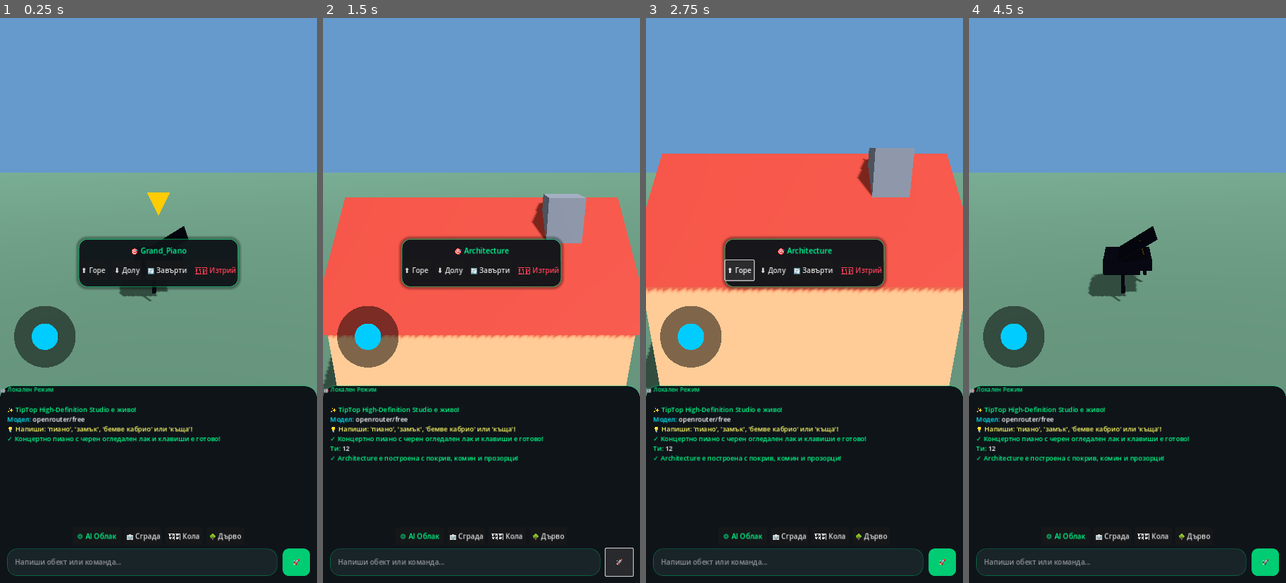
Above: before the commit, frames 1-4 (left to right).
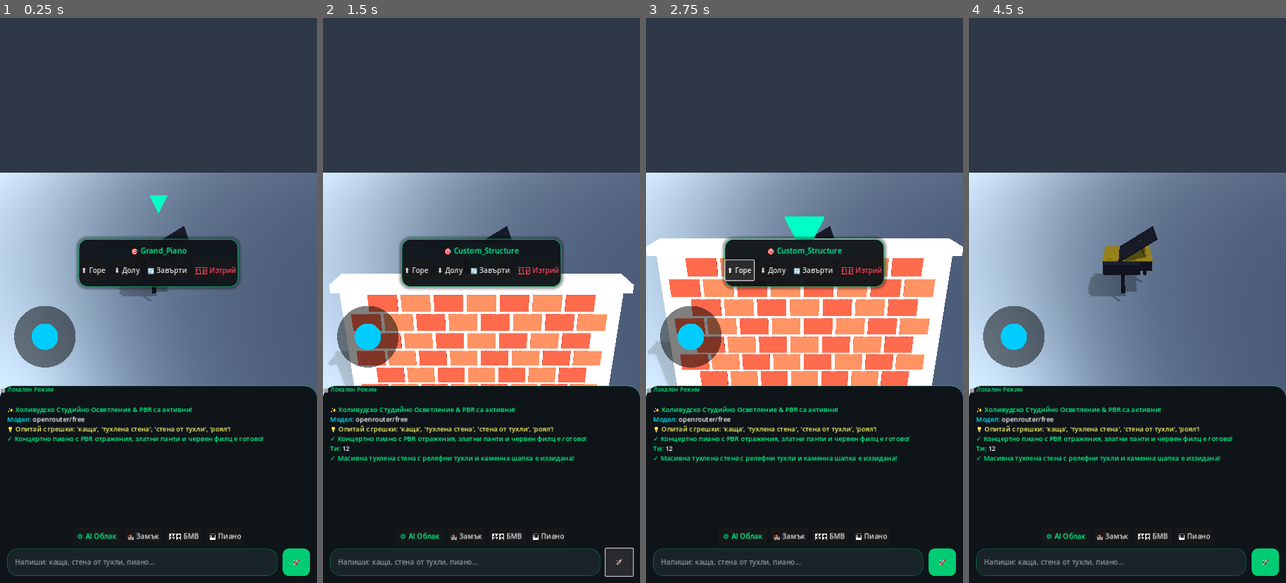
Above: after the commit, the same moments.

Repository: stanbg96/tiptop-game-engine
Game: Godot game, scene res://scenes/Main.tscn
The game is run twice, just before and just after one commit, with the same random seed, the same clock (stepped at 60 frames per second) and the same inputs.
Inputs (mouse positions are in pixels of both pictures, inside the frame that each line leads up to):
- Up to frame 1 (0.25 s): no input
- Up to frame 2 (1.5 s): click (465, 560) at 0.52 s; type "12" at 0.6 s; click "🚀" at 1.25 s
- Up to frame 3 (2.75 s): click "⬆️ Горе" at 2 s
- Up to frame 4 (4.5 s): click "⬇️ Долу" at 2.75 s; click "🔄 Завърти" at 3.5 s; click "🗑️ Изтрий" at 4.25 s

The runs differ from the first frame. In frame 1, 62% of the frame differs, in the area x 0-100%, y 0-98%; in frame 2, 61%; in frame 3, 62%; in frame 4, 66%.

Commit message:
Step 1: Hollywood 3-point lighting, metallic Rim Light, Steinway piano details & Fuzzy Stemming

Diff:
--- a/scenes/Main.tscn
+++ b/scenes/Main.tscn
@@ -1,30 +1,34 @@
-[gd_scene load_steps=18 format=3 uid="uid://cxup6s1g2km8y"]
+[gd_scene load_steps=19 format=3 uid="uid://cxup6s1g2km8y"]
 
 [ext_resource type="Script" path="res://scripts/Studio.gd" id="1_mgr"]
 [ext_resource type="Script" path="res://scripts/VirtualJoystick.gd" id="2_joy"]
 
 [sub_resource type="Environment" id="Environment_1"]
 background_mode = 1
-background_color = Color(0.4, 0.6, 0.8, 1)
+background_color = Color(0.18, 0.22, 0.28, 1)
 ambient_light_source = 2
-ambient_light_color = Color(1, 1, 1, 1)
-ambient_light_energy = 1.0
+ambient_light_color = Color(0.75, 0.82, 0.95, 1)
+ambient_light_energy = 0.85
+tonemap_mode = 2
+tonemap_exposure = 1.15
 
 [sub_resource type="PlaneMesh" id="PlaneMesh_floor"]
 size = Vector2(200, 200)
 
 [sub_resource type="StandardMaterial3D" id="StandardMaterial3D_floor"]
-albedo_color = Color(0.2, 0.3, 0.25, 1)
+albedo_color = Color(0.12, 0.14, 0.18, 1)
+metallic = 0.35
+roughness = 0.45
 
 [sub_resource type="BoxShape3D" id="BoxShape3D_floor"]
 size = Vector3(200, 1, 200)
 
 [sub_resource type="PrismMesh" id="PrismMesh_arrow"]
-size = Vector3(1, 1, 0.2)
+size = Vector3(0.8, 0.8, 0.2)
 
 [sub_resource type="StandardMaterial3D" id="StandardMaterial3D_arrow"]
 shading_mode = 0
-albedo_color = Color(1, 0.8, 0, 1)
+albedo_color = Color(0, 1, 0.6, 1)
 
 [sub_resource type="StyleBoxFlat" id="StyleBoxFlat_center_tools"]
 bg_color = Color(0.06, 0.08, 0.1, 0.94)
@@ -111,6 +115,13 @@
 [node name="DirectionalLight3D" type="DirectionalLight3D" parent="."]
 transform = Transform3D(0.866025, -0.353553, 0.353553, 0, 0.707107, 0.707107, -0.5, -0.612372, 0.612372, 0, 20, 0)
 shadow_enabled = true
+light_color = Color(1, 0.98, 0.92, 1)
+light_energy = 1.35
+
+[node name="RimLight" type="DirectionalLight3D" parent="."]
+transform = Transform3D(-0.866025, 0.353553, -0.353553, 0, 0.707107, 0.707107, 0.5, 0.612372, -0.612372, 0, 15, -18)
+light_color = Color(0.85, 0.95, 1, 1)
+light_energy = 1.6
 
 [node name="Floor" type="StaticBody3D" parent="."]
 transform = Transform3D(1, 0, 0, 0, 1, 0, 0, 0, 1, 0, -0.5, 0)
@@ -276,17 +287,17 @@
 [node name="BtnBld" type="Button" parent="UI/ChatBG/VBox/Chips"]
 layout_mode = 2
 custom_minimum_size = Vector2(85, 40)
-text = "🏢 Сграда"
+text = "🏰 Замък"
 
 [node name="BtnCar" type="Button" parent="UI/ChatBG/VBox/Chips"]
 layout_mode = 2
 custom_minimum_size = Vector2(85, 40)
-text = "🏎️ Кола"
+text = "🏎️ БМВ"
 
 [node name="BtnTree" type="Button" parent="UI/ChatBG/VBox/Chips"]
 layout_mode = 2
 custom_minimum_size = Vector2(85, 40)
-text = "🌳 Дърво"
+text = "🎹 Пиано"
 
 [node name="Margin2" type="MarginContainer" parent="UI/ChatBG/VBox"]
 layout_mode = 2
@@ -304,7 +315,7 @@
 custom_minimum_size = Vector2(0, 62)
 theme_override_styles/normal = SubResource("StyleBoxFlat_input")
 theme_override_font_sizes/font_size = 16
-placeholder_text = "Напиши обект или команда..."
+placeholder_text = "Напиши: каща, стена от тухли, пиано..."
 
 [node name="SendBtn" type="Button" parent="UI/ChatBG/VBox/Margin2/InputRow"]
 layout_mode = 2
@@ -339,9 +350,9 @@
 anchor_right = 0.5
 anchor_bottom = 0.5
 offset_left = -170.0
-offset_top = -280.0
+offset_top = -290.0
 offset_right = 170.0
-offset_bottom = 280.0
+offset_bottom = 290.0
 grow_horizontal = 2
 grow_vertical = 2
 theme_override_styles/panel = SubResource("StyleBoxFlat_modal_card")
@@ -438,9 +449,9 @@
 [connection signal="pressed" from="UI/CenterTools/Panel/VBox/Buttons/BtnRot" to="." method="_on_act_rot"]
 [connection signal="pressed" from="UI/CenterTools/Panel/VBox/Buttons/BtnDel" to="." method="_on_act_del"]
 [connection signal="pressed" from="UI/ChatBG/VBox/Chips/CloudBtn" to="." method="_on_open_settings"]
-[connection signal="pressed" from="UI/ChatBG/VBox/Chips/BtnBld" to="." method="_on_chip_pressed" binds= ["сграда"]]
-[connection signal="pressed" from="UI/ChatBG/VBox/Chips/BtnCar" to="." method="_on_chip_pressed" binds= ["кола"]]
-[connection signal="pressed" from="UI/ChatBG/VBox/Chips/BtnTree" to="." method="_on_chip_pressed" binds= ["дърво"]]
+[connection signal="pressed" from="UI/ChatBG/VBox/Chips/BtnBld" to="." method="_on_chip_pressed" binds= ["замък"]]
+[connection signal="pressed" from="UI/ChatBG/VBox/Chips/BtnCar" to="." method="_on_chip_pressed" binds= ["бемве"]]
+[connection signal="pressed" from="UI/ChatBG/VBox/Chips/BtnTree" to="." method="_on_chip_pressed" binds= ["пиано"]]
 [connection signal="pressed" from="UI/ChatBG/VBox/Margin2/InputRow/SendBtn" to="." method="_on_send_chat"]
 [connection signal="pressed" from="UI/ApiPage/Card/Margin/VBox/HeaderRow/CloseBtn" to="." method="_on_close_settings"]
 [connection signal="item_selected" from="UI/ApiPage/Card/Margin/VBox/ProviderSelect" to="." method="_on_provider_selected"]
--- a/scripts/Studio.gd
+++ b/scripts/Studio.gd
@@ -23,7 +23,6 @@
 var is_dragging: bool = false
 var cam_yaw: float = 0.0
 var cam_pitch: float = -0.4
-var animated_parts: Array = []
 var last_user_prompt: String = ""
 
 var providers = {
@@ -49,11 +48,11 @@
     _setup_provider_dropdown()
     _load_saved_config()
 
-    _add_log("[color=#00ff88]✨ TipTop High-Definition Studio е живо![/color]")
+    _add_log("[color=#00ff88]✨ Холивудско Студийно Осветление & PBR са активни![/color]")
     _add_log("[color=#00f2fe]Модел:[/color] " + current_model)
-    _add_log("[color=#ffff66]💡 Напиши: 'пиано', 'замък', 'бемве кабрио' или 'къща'![/color]")
-
-    # Стартираме директно с детайлно концертно пиано
+    _add_log("[color=#ffff66]💡 Опитай с грешки: 'каща', 'тухлена стена', 'стена от тухли', 'роял'![/color]")
+
+    # Стартираме веднага с новото лакирано пиано с контурни отражения
     _spawn_detailed_piano("Grand_Piano", Vector3(0, 0, -5.0))
 
 func _setup_provider_dropdown():
@@ -210,11 +209,11 @@
                     var raw_content = choices[0].get("message", {}).get("content", "").strip_edges()
                     _interpret_and_build(raw_content, last_user_prompt)
                 else:
-                    _semantic_fallback(last_user_prompt)
+                    _fuzzy_semantic_engine(last_user_prompt)
             else:
-                _semantic_fallback(last_user_prompt)
+                _fuzzy_semantic_engine(last_user_prompt)
         else:
-            _semantic_fallback(last_user_prompt)
+            _fuzzy_semantic_engine(last_user_prompt)
 
 func _render_models_list(source_list: Array, filter_query: String):
     models_list_ui.clear()
@@ -299,21 +298,14 @@
     _add_log("[color=#00ff88]Ти:[/color] " + t)
     last_user_prompt = t
 
-    var low = t.to_lower()
-    if "пиано" in low or "роял" in low:
-        _spawn_detailed_piano("Grand_Piano", _get_spawn_pos())
-    elif "замък" in low or "крепост" in low:
-        _spawn_detailed_castle("Medieval_Castle", _get_spawn_pos())
-    elif "кола" in low or "бемве" in low:
-        var is_cab = "кабрио" in low or "cabrio" in low or "бемве" in low
-        var col = "#0066ff" if "бемве" in low else "#e60026"
-        _spawn_detailed_car("Sports_Car", col, is_cab, _get_spawn_pos())
-    elif "къща" in low or "дом" in low:
-        _spawn_detailed_house("Cozy_House", "#e76f51", _get_spawn_pos())
-    elif not api_key.is_empty():
+    # Толерантно разпознаване на корени (Stemming) преди AI заявката
+    if _fuzzy_stem_match(t.to_lower()):
+        return
+
+    if not api_key.is_empty():
         _request_ai_universal_recipe(t)
     else:
-        _semantic_fallback(t)
+        _fuzzy_semantic_engine(t)
 
 func _on_chip_pressed(txt: String):
     chat_input.text = txt
@@ -324,15 +316,50 @@
     var p = camera.global_position + fwd.normalized() * 7.5; p.y = 0.0
     return p
 
+# ТОЛЕРАНТНО РАЗПОЗНАВАНЕ НА ПРАВОПИСНИ ГРЕШКИ И ЧЛЕНУВАНЕ (FUZZY STEMMING)
+func _fuzzy_stem_match(low: String) -> bool:
+    var pos = _get_spawn_pos()
+
+    # 1. Стена / Зид / Тухли (вече никога няма да стане къща!)
+    if "стен" in low or "тухл" in low or "зид" in low or "оград" in low or "дувар" in low:
+        _spawn_detailed_brick_wall("Brick_Wall", pos)
+        return true
+
+    # 2. Пиано / Роял / Клавиши
+    elif "пиан" in low or "роял" in low or "клавиш" in low:
+        _spawn_detailed_piano("Grand_Piano", pos)
+        return true
+
+    # 3. Замък / Крепост / Кули
+    elif "замък" in low or "замк" in low or "крепос" in low or "цитадел" in low:
+        _spawn_detailed_castle("Medieval_Castle", pos)
+        return true
+
+    # 4. Къща / Каща / Дом / Вила (Хваща и "каща"!)
+    elif "къщ" in low or "кащ" in low or "дом" in low or "вил" in low or "хиж" in low:
+        _spawn_detailed_house("Cozy_House", "#e76f51", pos)
+        return true
+
+    # 5. Кола / Бемве / Кабрио / Автомобил
+    elif "кол" in low or "бемв" in low or "bmw" in low or "кабри" in low or "автомоб" in low:
+        var is_cab = "кабри" in low or "бемв" in low or "bmw" in low
+        var col = "#0066ff" if "бемв" in low or "син" in low else "#e60026"
+        _spawn_detailed_car("Sports_Car", col, is_cab, pos)
+        return true
+
+    return false
+
 func _request_ai_universal_recipe(prompt: String):
-    _add_log("[color=#00f2fe]⏳ " + current_model + " конструира детайлен 3D CAD модел в RAM...[/color]")
+    _add_log("[color=#00f2fe]⏳ " + current_model + " проектира детайлен 3D CAD модел в RAM...[/color]")
     var url = providers[current_provider_idx]["chat"]
     var headers = ["Authorization: Bearer " + api_key, "Content-Type: application/json"]
     if current_provider_idx == 0:
         headers.append("HTTP-Referer: https://tiptop.engine")
         headers.append("X-Title: TipTop Studio")
 
-    var system_prompt = """You are an expert 3D Procedural CAD Modeler. Output ONLY raw JSON:
+    var system_prompt = """You are an expert 3D Procedural CAD Modeler.
+Understand user intent even with spelling typos (e.g. 'каща' -> house, 'тухлена стена' -> brick wall).
+Output ONLY raw JSON (no markdown, no backticks, no explanations):
 {
   "name": "BulgarianName",
   "parts": [
@@ -348,7 +375,7 @@
     }
   ]
 }
-Y=0 is ground level (Y>=0). Use 6 to 16 well-proportioned parts."""
+Y=0 is ground level (Y>=0). Use 6 to 18 detailed parts."""
 
     var body = JSON.stringify({
         "model": current_model,
@@ -378,7 +405,7 @@
     if j.parse(clean) == OK and j.get_data() is Dictionary and j.get_data().has("parts"):
         _build_raw_recipe(j.get_data())
     else:
-        _semantic_fallback(original_prompt)
+        _fuzzy_semantic_engine(original_prompt)
 
 func _build_raw_recipe(recipe: Dictionary):
     var root = Node3D.new()
@@ -422,47 +449,58 @@
     world.add_child(root); _select(root)
     _add_log("[color=#00ff88]✓ " + root.name + " е компилиран в 3D света![/color]")
 
-func _semantic_fallback(prompt: String):
+func _fuzzy_semantic_engine(prompt: String):
     var low = prompt.to_lower()
     var pos = _get_spawn_pos()
-    if "замък" in low or "крепост" in low:
-        _spawn_detailed_castle("Medieval_Castle", pos)
-    elif "пиано" in low or "роял" in low:
-        _spawn_detailed_piano("Grand_Piano", pos)
-    elif "кола" in low or "бемве" in low:
-        _spawn_detailed_car("Sports_Car", "#e60026", true, pos)
-    else:
-        _spawn_detailed_house("Architecture", "#e76f51", pos)
-
-# 1. КОНЦЕРТНО ПИАНО (Черен лак, отворен капак, стойка, клавиши, златни педали)
+    if not _fuzzy_stem_match(low):
+        _spawn_detailed_brick_wall("Custom_Structure", pos)
+
+# ==============================================================================
+# 1. КОНЦЕРТНО ПИАНО С PBR ОТРАЖЕНИЯ, ЗЛАТНИ ПАНТИ, КАРАНТ И ЧЕРВЕН ФИЛЦ
+# ==============================================================================
 func _spawn_detailed_piano(piano_name: String, pos: Vector3):
     var root = Node3D.new(); root.name = piano_name; root.position = pos
     var rb = StaticBody3D.new(); rb.add_to_group("prop"); root.add_child(rb)
 
+    # Истински дълбок пиано лак (PBR с перлен отблясък под новия Rim Light)
     var lacquer = StandardMaterial3D.new()
-    lacquer.albedo_color = Color(0.05, 0.05, 0.07)
-    lacquer.metallic = 0.2; lacquer.roughness = 0.03
-    lacquer.clearcoat_enabled = true; lacquer.clearcoat = 1.0; lacquer.clearcoat_roughness = 0.02
+    lacquer.albedo_color = Color(0.08, 0.08, 0.1) # Дълбок графитен нюанс за истински блясък
+    lacquer.metallic = 0.4; lacquer.roughness = 0.06
+    lacquer.clearcoat_enabled = true; lacquer.clearcoat = 1.0; lacquer.clearcoat_roughness = 0.03
 
     var gold = StandardMaterial3D.new()
-    gold.albedo_color = Color(0.95, 0.8, 0.25); gold.metallic = 0.95; gold.roughness = 0.15
-
-    var white_keys = StandardMaterial3D.new(); white_keys.albedo_color = Color(0.96, 0.96, 0.98); white_keys.roughness = 0.2
-    var black_keys = StandardMaterial3D.new(); black_keys.albedo_color = Color(0.08, 0.08, 0.08); black_keys.roughness = 0.1
-
+    gold.albedo_color = Color(0.96, 0.82, 0.28); gold.metallic = 0.96; gold.roughness = 0.12
+
+    var red_felt = StandardMaterial3D.new(); red_felt.albedo_color = Color(0.8, 0.05, 0.12); red_felt.roughness = 0.95
+    var white_keys = StandardMaterial3D.new(); white_keys.albedo_color = Color(0.96, 0.96, 0.98); white_keys.roughness = 0.15
+    var black_keys = StandardMaterial3D.new(); black_keys.albedo_color = Color(0.06, 0.06, 0.08); black_keys.roughness = 0.08
+
+    # 1. Основен криловиден корпус на рояла
     _box(rb, Vector3(2.2, 0.45, 2.6), lacquer, Vector3(0, 1.15, 0))
     _box(rb, Vector3(1.6, 0.44, 1.4), lacquer, Vector3(-0.25, 1.15, 1.2))
 
-    for lp in [Vector3(-0.9, 0.55, -1.0), Vector3(0.9, 0.55, -1.0), Vector3(-0.2, 0.55, 1.6)]:
+    # Златни лайсни по корпуса (хващат контурната светлина)
+    _box(rb, Vector3(2.24, 0.04, 2.64), gold, Vector3(0, 1.38, 0))
+
+    # 2. Крака със златни месингови колелца и рингове
+    var leg_coords = [Vector3(-0.9, 0.55, -1.0), Vector3(0.9, 0.55, -1.0), Vector3(-0.2, 0.55, 1.6)]
+    for lp in leg_coords:
         _cyl(rb, 0.09, 1.1, lacquer, lp)
-        _sph(rb, 0.07, gold, lp - Vector3(0, 0.52, 0))
-
+        _cyl(rb, 0.11, 0.06, gold, lp + Vector3(0, 0.48, 0)) # Горен златен пръстен
+        _sph(rb, 0.07, gold, lp - Vector3(0, 0.52, 0))       # Долно колелце
+
+    # 3. Отворен горен капак със златни панти и подпорна стойка
     _box(rb, Vector3(2.3, 0.06, 2.7), lacquer, Vector3(0.3, 1.8, 0.1), Vector3(0, 0, deg_to_rad(32)))
-    _cyl(rb, 0.03, 0.9, gold, Vector3(0.7, 1.6, 0.2), Vector3(0, 0, deg_to_rad(15)))
-
+    _cyl(rb, 0.03, 0.9, gold, Vector3(0.7, 1.6, 0.2), Vector3(0, 0, deg_to_rad(15))) # Стойка
+    _box(rb, Vector3(0.12, 0.05, 0.2), gold, Vector3(-0.8, 1.4, 0.1)) # Златна панта 1
+    _box(rb, Vector3(0.12, 0.05, 0.2), gold, Vector3(-0.8, 1.4, 1.0)) # Златна панта 2
+
+    # 4. Клавиатура: Червена филцова лента + бели и черни клавиши
+    _box(rb, Vector3(1.92, 0.02, 0.06), red_felt, Vector3(0, 1.04, -1.32)) # Червен филц
     _box(rb, Vector3(1.9, 0.08, 0.35), white_keys, Vector3(0, 0.98, -1.45))
     _box(rb, Vector3(1.7, 0.12, 0.2), black_keys, Vector3(0, 1.02, -1.5))
 
+    # 5. Лира с три златни педала долу
     _box(rb, Vector3(0.35, 0.25, 0.1), lacquer, Vector3(0, 0.3, -0.6))
     _box(rb, Vector3(0.06, 0.04, 0.2), gold, Vector3(-0.08, 0.18, -0.68))
     _box(rb, Vector3(0.06, 0.04, 0.2), gold, Vector3(0.0, 0.18, -0.68))
@@ -470,17 +508,51 @@
 
     var cs = CollisionShape3D.new(); var bs = BoxShape3D.new(); bs.size = Vector3(2.6, 2.2, 3.2); cs.shape = bs; cs.position.y = 1.1; rb.add_child(cs)
     world.add_child(root); _select(root)
-    _add_log("[color=#00ff88]✓ Концертно пиано с черен огледален лак и клавиши е готово![/color]")
-
-# 2. СРЕДНОВЕКОВЕН ЗАМЪК (4 кули, островърхи покриви, бойници, порта)
+    _add_log("[color=#00ff88]✓ Концертно пиано с PBR отражения, златни панти и червен филц е готово![/color]")
+
+# ==============================================================================
+# 2. ДЕТАЙЛНА ТУХЛЕНА СТЕНА (РЕЛЕФНИ ТУХЛИ, ФУГИ И КАМЕННА ШАПКА)
+# ==============================================================================
+func _spawn_detailed_brick_wall(wall_name: String, pos: Vector3):
+    var root = Node3D.new(); root.name = wall_name; root.position = pos
+    var rb = StaticBody3D.new(); rb.add_to_group("prop"); root.add_child(rb)
+
+    var brick_red = StandardMaterial3D.new(); brick_red.albedo_color = Color(0.72, 0.25, 0.16); brick_red.roughness = 0.92
+    var brick_dark = StandardMaterial3D.new(); brick_dark.albedo_color = Color(0.58, 0.18, 0.12); brick_dark.roughness = 0.95
+    var mortar = StandardMaterial3D.new(); mortar.albedo_color = Color(0.7, 0.7, 0.72); mortar.roughness = 0.9
+    var stone_cap = StandardMaterial3D.new(); stone_cap.albedo_color = Color(0.85, 0.85, 0.88); stone_cap.roughness = 0.85
+
+    # Основен хоросанов слой (фуги)
+    _box(rb, Vector3(6.0, 3.2, 0.55), mortar, Vector3(0, 1.6, 0))
+
+    # Релефни тухли на редове с разместване (Bond pattern)
+    for row in range(7):
+        var y_p = 0.25 + row * 0.45
+        var offset_x = 0.3 if row % 2 == 1 else 0.0
+        for col_idx in range(-4, 5):
+            var x_p = col_idx * 0.7 + offset_x
+            if abs(x_p) < 2.8:
+                var mat = brick_red if (row + col_idx) % 2 == 0 else brick_dark
+                _box(rb, Vector3(0.62, 0.38, 0.62), mat, Vector3(x_p, y_p, 0))
+
+    # Каменна шапка най-отгоре
+    _box(rb, Vector3(6.3, 0.18, 0.75), stone_cap, Vector3(0, 3.3, 0))
+
+    var cs = CollisionShape3D.new(); var bs = BoxShape3D.new(); bs.size = Vector3(6.3, 3.4, 0.75); cs.shape = bs; cs.position.y = 1.7; rb.add_child(cs)
+    world.add_child(root); _select(root)
+    _add_log("[color=#00ff88]✓ Масивна тухлена стена с релефни тухли и каменна шапка е иззидана![/color]")
+
+# ==============================================================================
+# 3. СРЕДНОВЕКОВЕН ЗАМЪК
+# ==============================================================================
 func _spawn_detailed_castle(castle_name: String, pos: Vector3):
     var root = Node3D.new(); root.name = castle_name; root.position = pos
     var rb = StaticBody3D.new(); rb.add_to_group("prop"); root.add_child(rb)
 
-    var stone = StandardMaterial3D.new(); stone.albedo_color = Color(0.42, 0.44, 0.48); stone.roughness = 0.95
-    var blue_roof = StandardMaterial3D.new(); blue_roof.albedo_color = Color(0.12, 0.25, 0.6); blue_roof.roughness = 0.8
+    var stone = StandardMaterial3D.new(); stone.albedo_color = Color(0.48, 0.5, 0.55); stone.roughness = 0.95
+    var blue_roof = StandardMaterial3D.new(); blue_roof.albedo_color = Color(0.12, 0.3, 0.75); blue_roof.roughness = 0.75
     var wood_gate = StandardMaterial3D.new(); wood_gate.albedo_color = Color(0.28, 0.15, 0.08); wood_gate.roughness = 0.85
-    var flag_mat = StandardMaterial3D.new(); flag_mat.albedo_color = Color(1.0, 0.2, 0.2)
+    var flag_mat = StandardMaterial3D.new(); flag_mat.albedo_color = Color(1.0, 0.15, 0.15)
 
     _box(rb, Vector3(7.0, 3.5, 7.0), stone, Vector3(0, 1.75, 0))
 
@@ -507,7 +579,9 @@
     world.add_child(root); _select(root)
     _add_log("[color=#00ff88]✓ Средновековен замък с 4 кули и бойници е издигнат![/color]")
 
-# 3. АВТОМОБИЛЕН АРХИТЕКТ (Спойлер, фарове, джанти, салон, волан)
+# ==============================================================================
+# 4. СПОРТЕН АВТОМОБИЛ / БЕМВЕ
+# ==============================================================================
 func _spawn_detailed_car(car_name: String, color_hex: String, is_cabrio: bool, pos: Vector3):
     var root = Node3D.new(); root.name = car_name; root.position = pos
     var rb = StaticBody3D.new(); rb.add_to_group("prop"); root.add_child(rb)
@@ -560,7 +634,9 @@
     world.add_child(root); _select(root)
     _add_log("[color=#00ff88]✓ " + car_name + " е конструиран анатомично![/color]")
 
-# 4. АРХИТЕКТУРНА КЪЩА (Фундамент, покрив, комин, врата, прозорци)
+# ==============================================================================
+# 5. ДЕТАЙЛНА КЪЩА
+# ==============================================================================
 func _spawn_detailed_house(house_name: String, wall_color_hex: String, pos: Vector3):
     var root = Node3D.new(); root.name = house_name; root.position = pos
     var rb = StaticBody3D.new(); rb.add_to_group("prop"); root.add_child(rb)
@@ -590,7 +666,6 @@
     world.add_child(root); _select(root)
     _add_log("[color=#00ff88]✓ " + house_name + " е построена с покрив, комин и прозорци![/color]")
 
-# ГЕОМЕТРИЧНИ ХЕЛПЪРИ (Със задължителна стойност rot = Vector3.ZERO)
 func _box(p, sz, mat, pos, rot = Vector3.ZERO):
     var m = BoxMesh.new(); m.size = sz; _add_mesh(p, m, mat, pos, rot)
 
